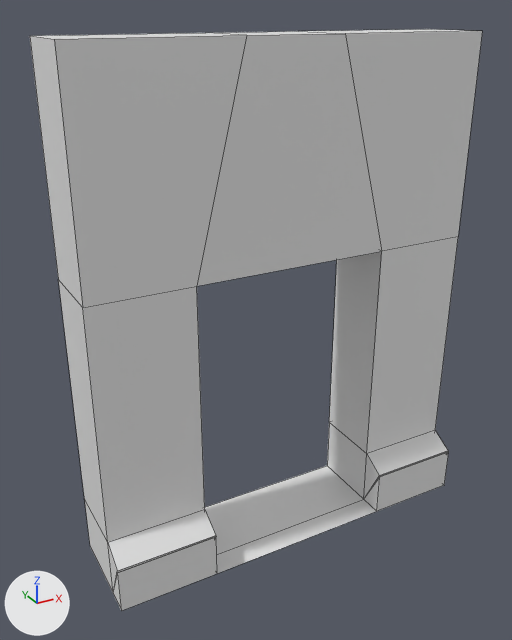
What one commit did to the FBX model Assets/Rooms/Walls/imports/testDoorwayx1Tile.fbx.
Rendered twice from a 50 mm lens placed at (-3.32, -5.27, 5.19), pointed at (-0.24, 0.33, 2.39). The lights are fixed; the arrows at lower left show +X, +Y and +Z. Mesh edges are drawn as thin lines. Where no turn or scale is listed for an object, it has been applied to the vertices.

The scene before the commit, as lines of its bpy script (objects in view):
```python
me_cube_001 = bpy.data.meshes.new('Cube.001')
me_cube_001.from_pydata(...)  # 52 vertices, 62 faces; spans x -2.0..2.0, y -0.75..0.25, z -1.0..4.0
# before: 3 (-2.0, 0.25, -1.0) at pixel (90, 546), 4 (-2.0, 0.25, 4.0) at pixel (29, 35), 5 (-2.0, -0.5, -1.0) at pixel (113, 593), 6 (-2.0, -0.5, 4.0) at pixel (54, 39), 9 (-2.0, -0.5, -0.38) at pixel (107, 542)
# before: 11 (-2.0, -0.75, -1.0) at pixel (121, 610), 16 (-2.0, -0.75, -0.53) at pixel (117, 572), 17 (-2.0, -0.74, -0.52) at pixel (117, 570), 18 (-2.0, -0.75, -0.53) at pixel (117, 572), 19 (-2.0, -0.75, -0.52) at pixel (117, 571)
# before: 21 (-2.0, 0.25, -0.38) at pixel (84, 498), 45 (-2.0, -0.5, 2.0) at pixel (82, 307), 47 (-2.0, 0.25, 2.0) at pixel (58, 279)
ob_doorwaysection = bpy.data.objects.new('DoorwaySection', me_cube_001)
ob_doorwaysection.location = (0.0, 0.5, 1.0)
```
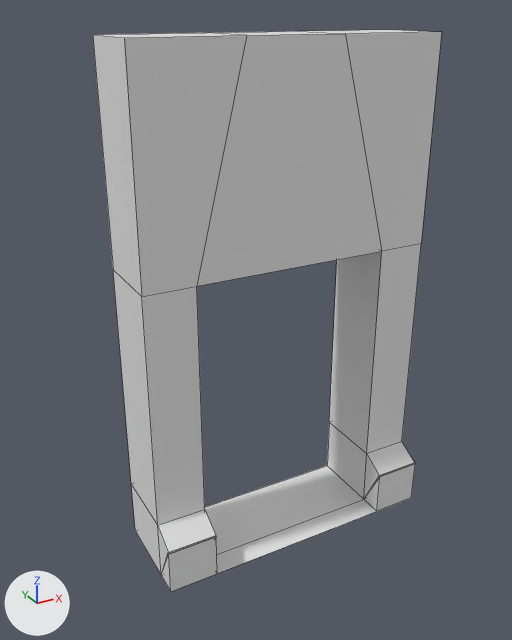
What differs and where, as boxes (x1, y1, x2, y2) in the pictures (512 x 640 px; the box of a moved part takes in the faces that stretch with it):
'DoorwaySection', reshaped (23% narrower)
    before: (30, 29, 482, 611)
    after: (93, 30, 442, 591)
part 1 of me_cube_001, cut back
    before: (302, 29, 482, 511)
    after: (302, 30, 442, 511)
part 2 of me_cube_001, moved or reshaped
    before: (30, 33, 247, 611)
    after: (93, 33, 247, 591)

The change in detail:
me_cube_001 is used by ob_doorwaysection; location (0.0, 0.5, 1.0).
Verts and faces of me_cube_001; kept vertices keep their numbers, new ones are numbered from 52.
me_cube_001 had 52 vertices, 62 faces and spanned x -2.0..2.0, y -0.75..0.25, z -1.0..4.0.
me_cube_001 now has 52 vertices, 55 faces and spans x -1.5..1.5, y -0.75..0.25, z -1.0..4.0.
Part 1, on me_cube_001:
1 vertex is removed from x 2.0, y -0.5, z -1.0.
10 faces are deleted.
12 vertices in x 2.0, y -0.75..0.25, z -1.0..4.0 move by (-0.5, 0.0, 0.0).
1 vertex is added at (1.5, -0.5, -1.0).
3 new faces join them.
Part 2, on me_cube_001:
Vertices 3 to 6, 9, 11, 16 to 19, 21, 45, 47 move by (0.5, 0.0, 0.0).
